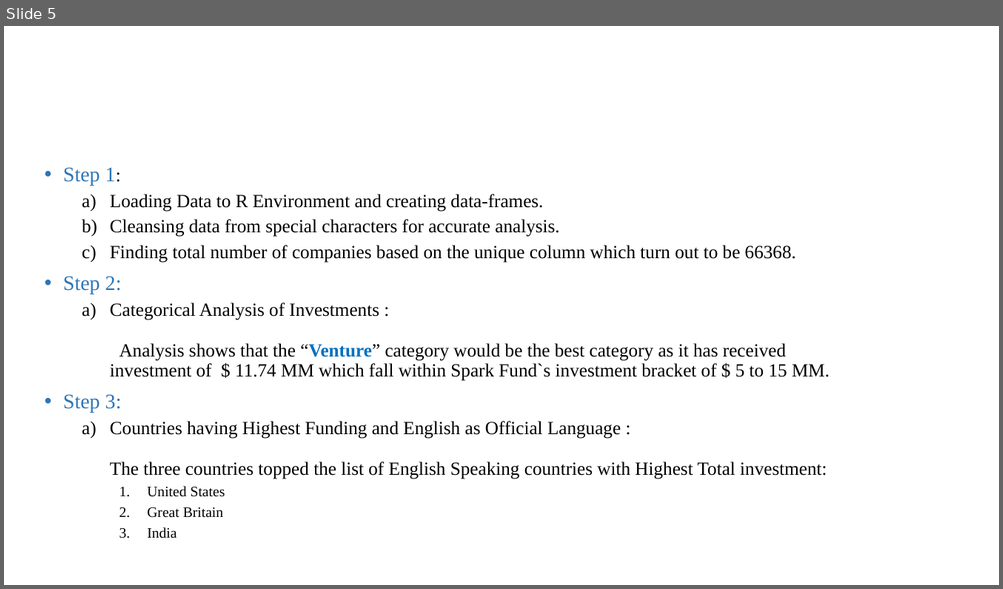
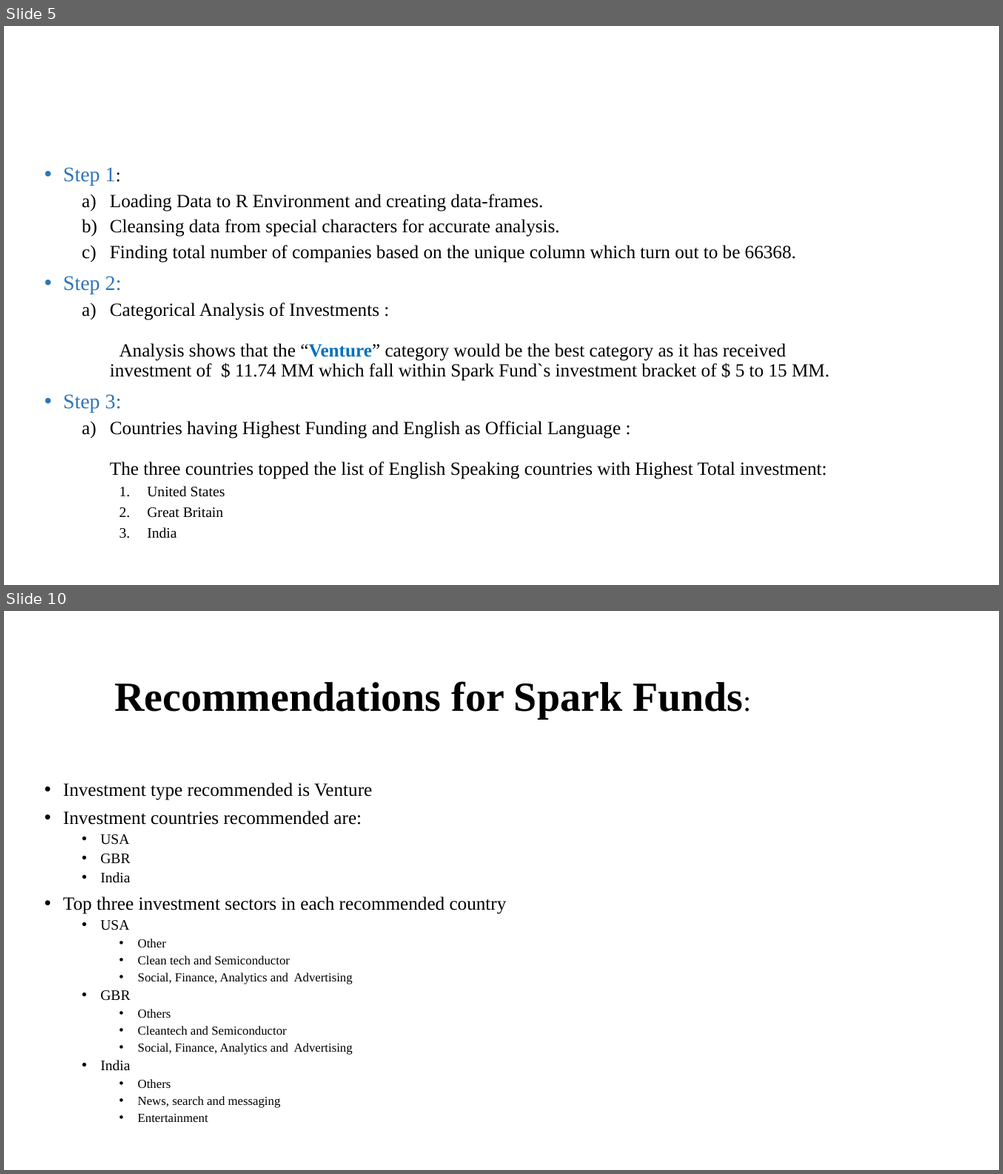
Before and after one commit to Bhumit-t/InvestmentCaseStuday, a slide deck: Spark Funds Presentation.pptx. Shown one above the other, each under a label of ours: slide 5 before the commit, slides 5 and 10 after it; the slides between them are not shown. The pictures are 1003x589 and 1003x1174 pixels, drawn with LibreOffice and Linux fonts; fonts in the diff are those of the drawing; background and template pictures are left out. Boxes give left, top, right and bottom in pixels: in the first picture for what was removed or moved away, otherwise in the second. Text is boxed around its words. In the diff, an @@ line names an element or a change of style, - is before the commit and + after.

```diff
--- a/Spark Funds Presentation.pptx
+++ b/Spark Funds Presentation.pptx
@@ slide 10 added at [4, 611, 999, 1170], background #FFFFFF @@
@@ title added at [114, 681, 743, 719], 40 pt, text #000000, bold @@
+Recommendations for Spark Funds:
@@ text added at [63, 783, 506, 1122], 12 pt, text #000000 @@
+• Investment type recommended is Venture
+• Investment countries recommended are:
+  • USA
+  • GBR
+  • India
+• Top three investment sectors in each recommended country
+  • USA
+    • Other
+    • Clean tech and Semiconductor
+    • Social, Finance, Analytics and Advertising
+  • GBR
+    • Others
+    • Cleantech and Semiconductor
+    • Social, Finance, Analytics and Advertising
+  • India
+    • Others
+    • News, search and messaging
+    • Entertainment
```
Also in this commit, not shown: 4 slides changed, 3 other slides added, 4 slides removed.
